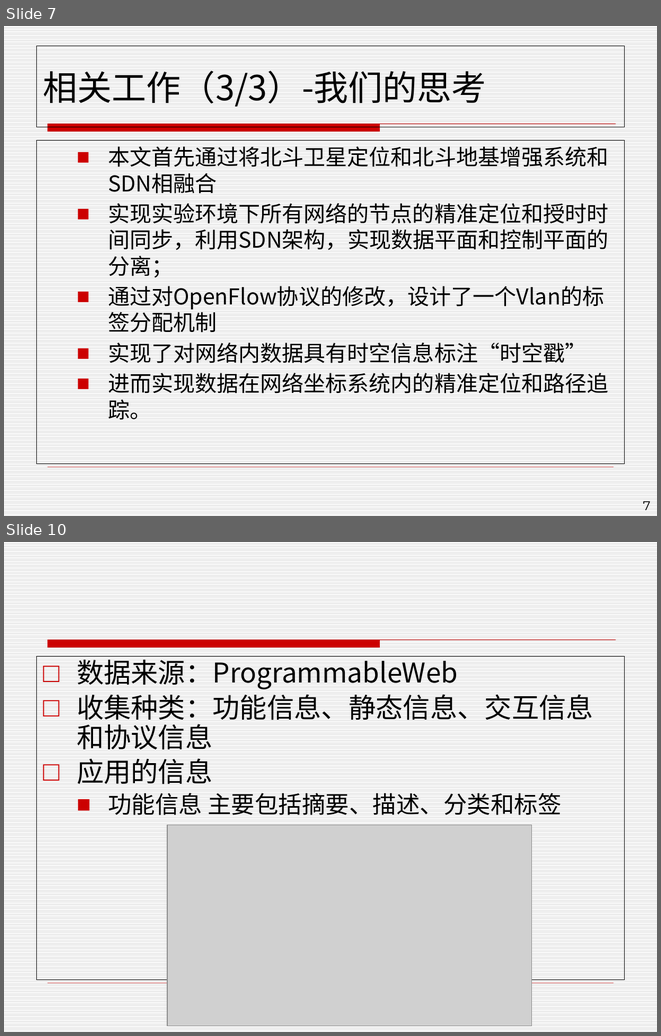
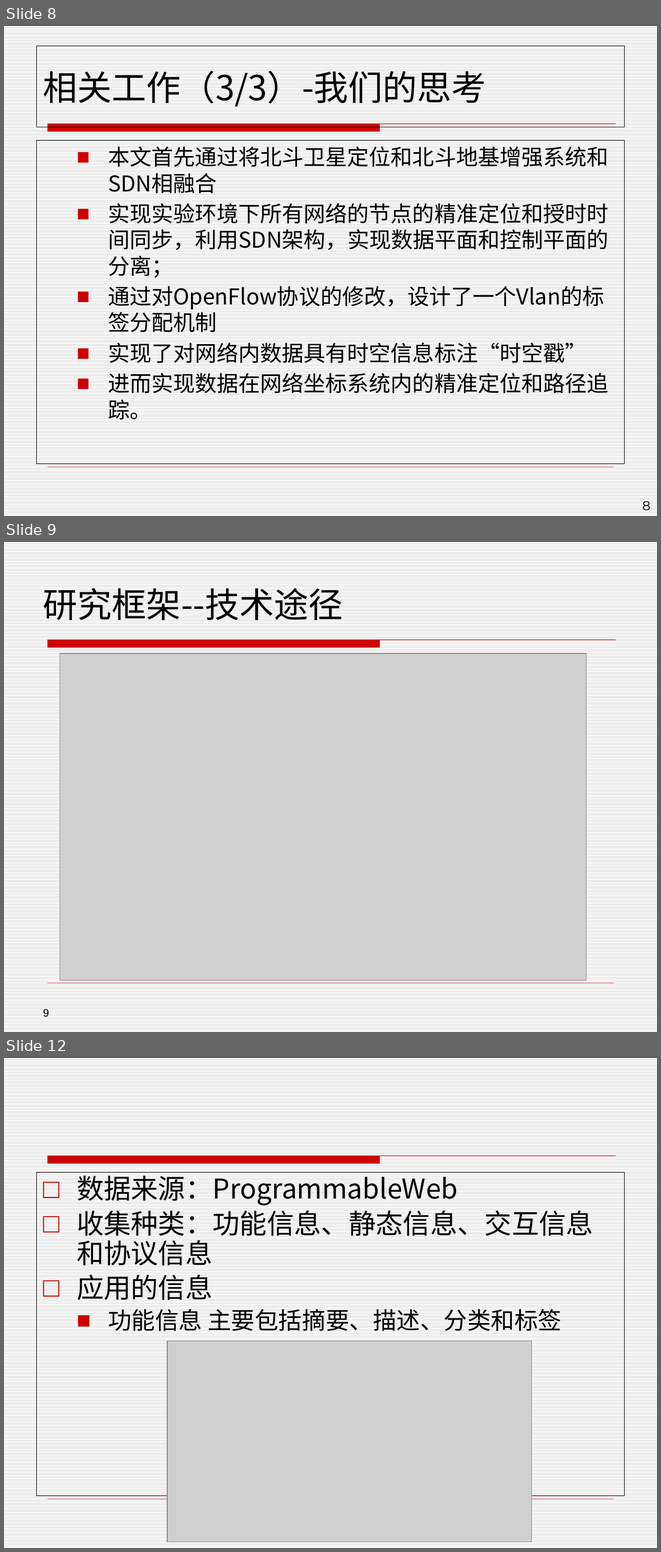
Before and after one commit to henryzhao/graduate, a slide deck: 赵玉琦硕士论文答辩.pptx. Shown one above the other, each under a label of ours: slides 7 and 10 before the commit, slides 8, 9 and 12 after it; the slides between them are not shown. The pictures are 661x1036 and 661x1552 pixels, drawn with LibreOffice and Linux fonts; fonts in the diff are those of the drawing; grey boxes stand for pictures; background and template pictures are left out. Boxes give left, top, right and bottom in pixels: in the first picture for what was removed or moved away, otherwise in the second. Text is boxed around its words. In the diff, an @@ line names an element or a change of style, - is before the commit and + after.

```diff
--- a/赵玉琦硕士论文答辩.pptx
+++ b/赵玉琦硕士论文答辩.pptx
@@ slide 9 added at (4,542,657,1032), background pattern #DDDDDD on #FFFFFF; not listed: 2 template elements that a slide beside it also shows @@
@@ title added at (43,588,343,620), 38 pt, text #000000 @@
+研究框架--技术途径
@@ picture added at (60,654,586,981) @@
@@ page number added at (43,1009,49,1016), 12 pt, text #000000 @@
+9
@@ what was slide 7 is now slide 8 @@
@@ page number at (642,501,650,510): text changed @@
-7
+8
@@ what was slide 10 is now slide 12 @@
```
Also in this commit, not shown: 3 slides changed, 1 other slide added, 6 other files.
